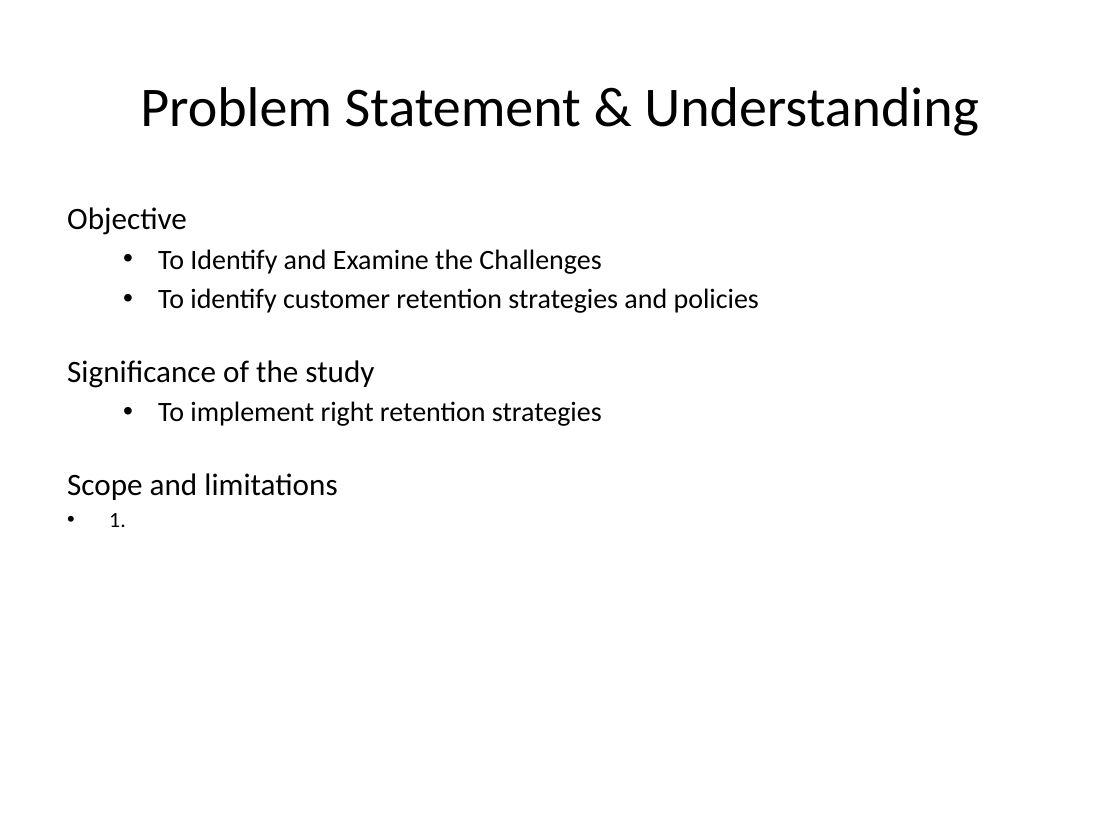
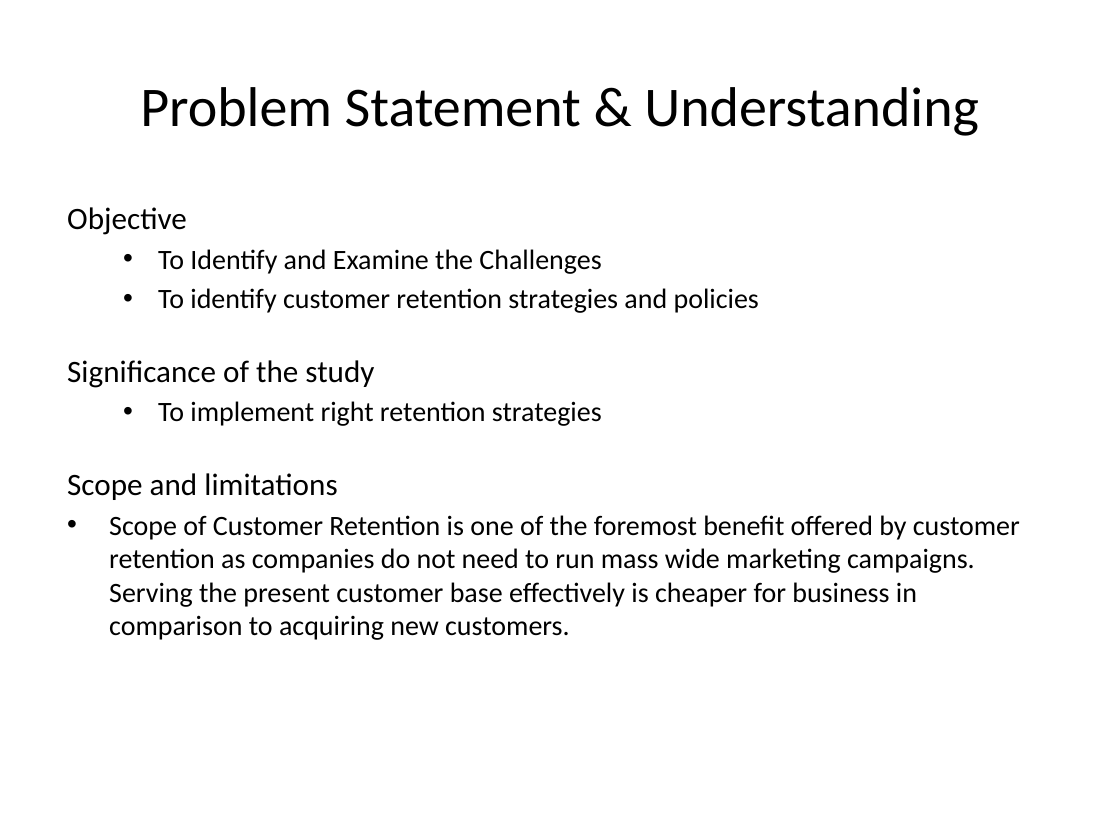
Before and after one commit to ruchita51/Internship, a slide deck: slide 4 of ppt presentation.pptx. Drawn at 1120x840 pixels with LibreOffice and Linux fonts; fonts in the diff are those of the drawing. Boxes give left, top, right and bottom in pixels: in the first picture for what was removed or moved away, otherwise in the second. Text is boxed around its words. In the diff, an @@ line names an element or a change of style, - is before the commit and + after.

```diff
--- a/ppt presentation.pptx
+++ b/ppt presentation.pptx
@@ text at [109, 515, 1020, 640]: text changed; size 14 to 18 pt @@
-• 1.
+• Scope of Customer Retention is one of the foremost benefit offered by customer retention as companies do not need to run mass wide marketing campaigns. Serving the present customer base effectively is cheaper for business in comparison to acquiring new customers.
```
Also in this commit, not shown: 3 slides added.
